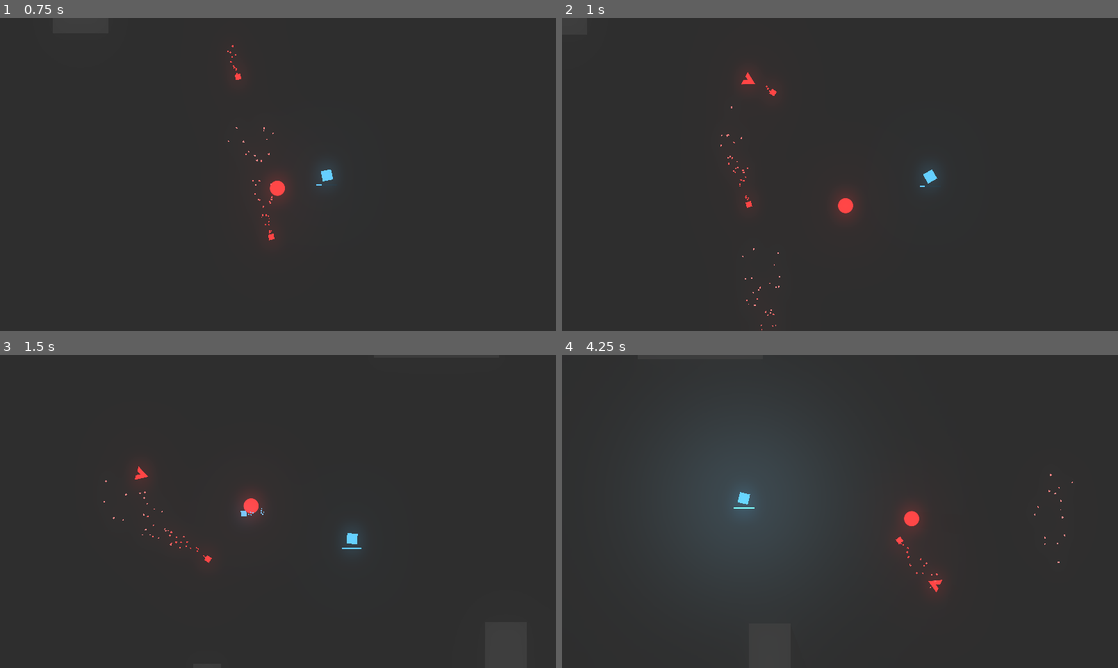
Above: before the commit, frames 1-4 (two rows, left to right).
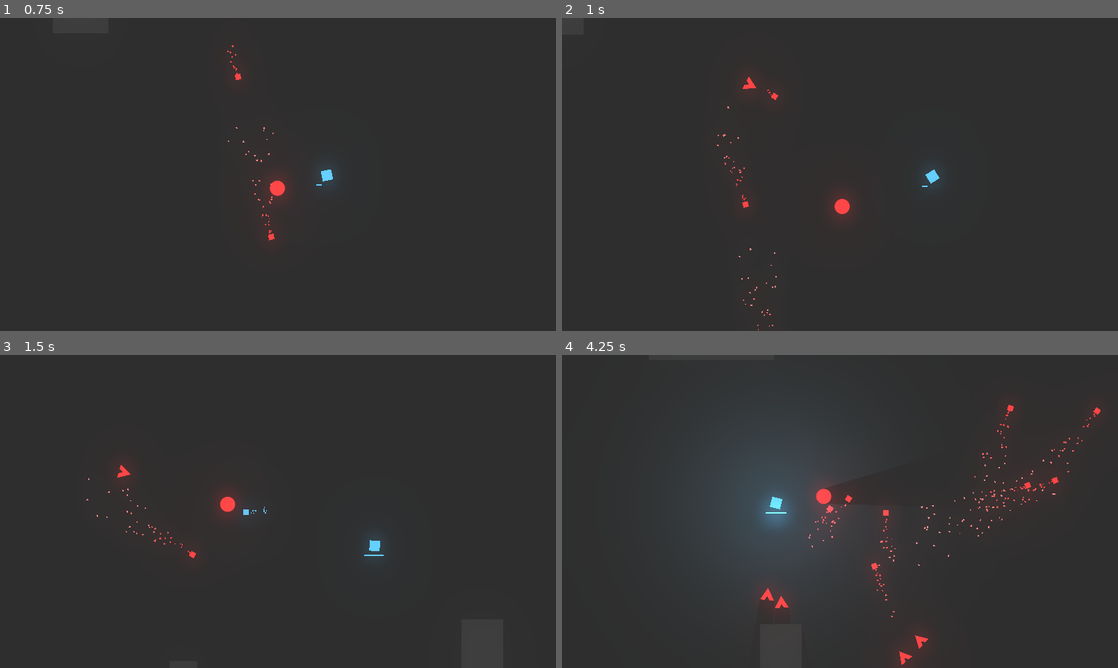
Above: after the commit, the same moments.

Repository: Talamander/unexpected-jam
Game: Godot game, scene res://Level/Arena.tscn
Two runs of this game, one before a commit and one after it. Both use one fixed random seed, a clock stepped at 60 frames per second and the inputs below. Sound files missing from this copy of the repository are replaced by a short silence.
Inputs (mouse positions are in pixels of both pictures, inside the frame that each line leads up to):
- Up to frame 1 (0.75 s): move the mouse to (400, 158) at 0.52 s; hold Right (ui_right) from 0.53 s (still down); hold Space (ui_space) from 0.53 s (still down)
- Up to frame 2 (1 s): keep holding Right (ui_right); keep holding Space (ui_space)
- Up to frame 3 (1.5 s): move the mouse to (166, 527) at 1.27 s; release Right (ui_right) at 1.28 s; release Space (ui_space) at 1.28 s; hold Down (ui_down) from 1.28 s (still down); click (166, 527) at 1.35 s
- Up to frame 4 (4.25 s): tap Space (ui_space) at 1.55, 2.85 s; move the mouse to (895, 442) at 2.02 s; release Down (ui_down) at 2.03 s; hold Right (ui_right) 2.03-2.78 s; hold Space (ui_space) 2.03-2.78 s; tap L (toggle_lights) at 2.1 s; move the mouse to (812, 574) at 2.77 s; hold Up (ui_up) 2.78-3.53 s; move the mouse to (1006, 558) at 3.52 s; hold Left (ui_left) from 3.53 s (still down); hold Space (ui_space) from 3.53 s (still down)

Frame 1 is identical in both runs. In frame 2, 0.3% of the frame differs, in the area x 27-68%, y 17-100%; in frame 3, 0.7%; in frame 4, 2.1%, in the area x 30-97%, y 16-100%.

Commit message:
DashRecharge Basic layout(Broken)

Diff:
--- a/Level/Arena.gd
+++ b/Level/Arena.gd
@@ -24,14 +24,14 @@
 		get_tree().reload_current_scene()
 		Global.PlayerStats.health = Global.PlayerStats.max_health
 
-#func _on_EnemySpawnTimer_timeout():
-	#var enemy_position = Vector2(rand_range(-160, 670), rand_range(-90, 390))
+func _on_EnemySpawnTimer_timeout():
+	var enemy_position = Vector2(rand_range(-160, 670), rand_range(-90, 390))
 
 
-	#while enemy_position.x < 640 and enemy_position.x > -80 or enemy_position.y < 360 and enemy_position.y > -45:
-	#	enemy_position = Vector2(rand_range(-160, 670), rand_range(-90, 390))
+	while enemy_position.x < 640 and enemy_position.x > -80 or enemy_position.y < 360 and enemy_position.y > -45:
+		enemy_position = Vector2(rand_range(-160, 670), rand_range(-90, 390))
 
-	#Global.instance_scene_on_main(basicEnemy, enemy_position)
+	Global.instance_scene_on_main(basicEnemy, enemy_position)
 
 func instanceEffectSlicer():
 	instanceEffect.shuffle()
--- a/Level/Arena.tscn
+++ b/Level/Arena.tscn
@@ -40,6 +40,10 @@
 [node name="MeterFocal" parent="Player" index="3"]
 remote_path = NodePath("../../WeaponHeatUIRT")
 
+[node name="DashRechargeTimer" type="Timer" parent="Player"]
+wait_time = 5.0
+one_shot = true
+
 [node name="Camera2D" parent="." instance=ExtResource( 4 )]
 position = Vector2( 299.546, 275.37 )
 scale = Vector2( 1.5, 1.5 )
@@ -69,6 +73,7 @@
 
 [node name="BasicEnemy2" parent="." instance=ExtResource( 8 )]
 position = Vector2( 379, -7 )
+[connection signal="timeout" from="Player/DashRechargeTimer" to="Player" method="_on_DashRechargeTimer_timeout"]
 [connection signal="timeout" from="EnemySpawnTimer" to="." method="_on_EnemySpawnTimer_timeout"]
 
 [editable path="Player"]
--- a/Player/Player.gd
+++ b/Player/Player.gd
@@ -11,6 +11,7 @@
 onready var fireRate = $FireRate
 onready var stunTimer = $StunTimer
 onready var dashTimer = $DashTimer
+onready var dashRechargeTimer = $DashRechargeTimer
 onready var light = $Light2D
 onready var muzzle = $Muzzle
 
@@ -26,6 +27,7 @@
 var speed = null
 var acceleration = 4000
 var can_shoot = true
+var can_dash = true
 var motion = Vector2.ZERO
 var stun = false
 
@@ -74,7 +76,7 @@
 		regen_ammo()
 
 	#Dash
-	if Input.is_action_pressed("ui_space") and dashTimer.time_left == 0:
+	if Input.is_action_pressed("ui_space") and can_dash == true:
 		dash()
 
 	#Disable light and shadows hotkey
@@ -162,11 +164,14 @@
 	get_node("Hurtbox/CollisionShape2D").set_deferred("disabled", true)
 
 func _on_DashTimer_timeout():
-	print("Cant Dash")
 	speed = baseSpeed
 	get_node("CollisionShape2D").set_deferred("disabled", false)
 	get_node("Hurtbox/CollisionShape2D").set_deferred("disabled", false)
-
+	can_dash = false
+	dashRechargeTimer.start()
+	print("Cant Dash")
+func _on_DashRechargeTimer_timeout():
+	can_dash = true
 
 
 
